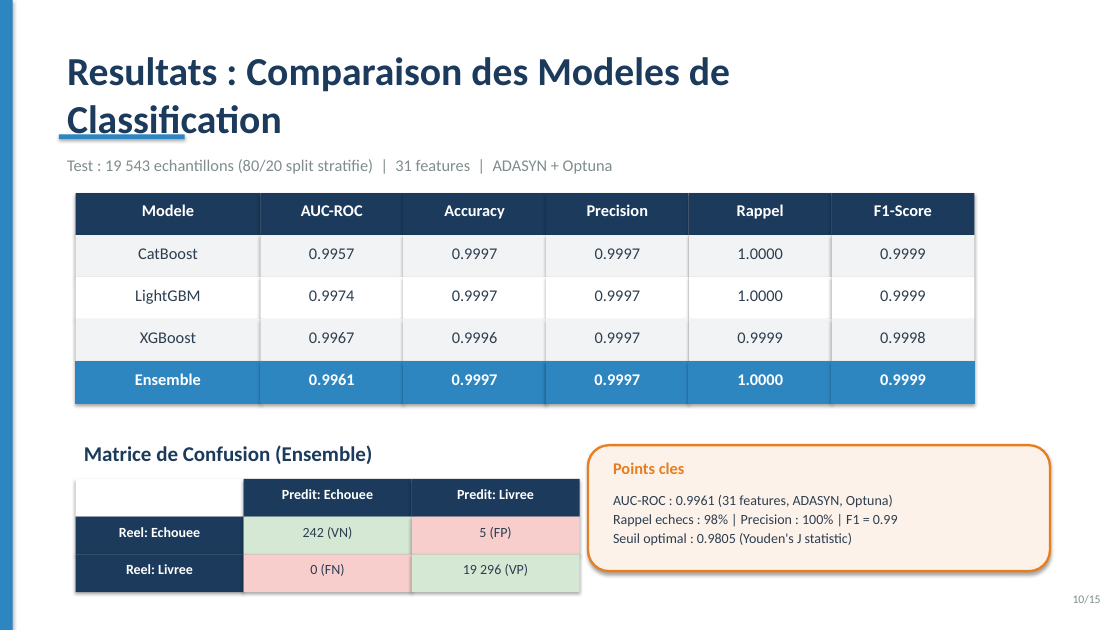
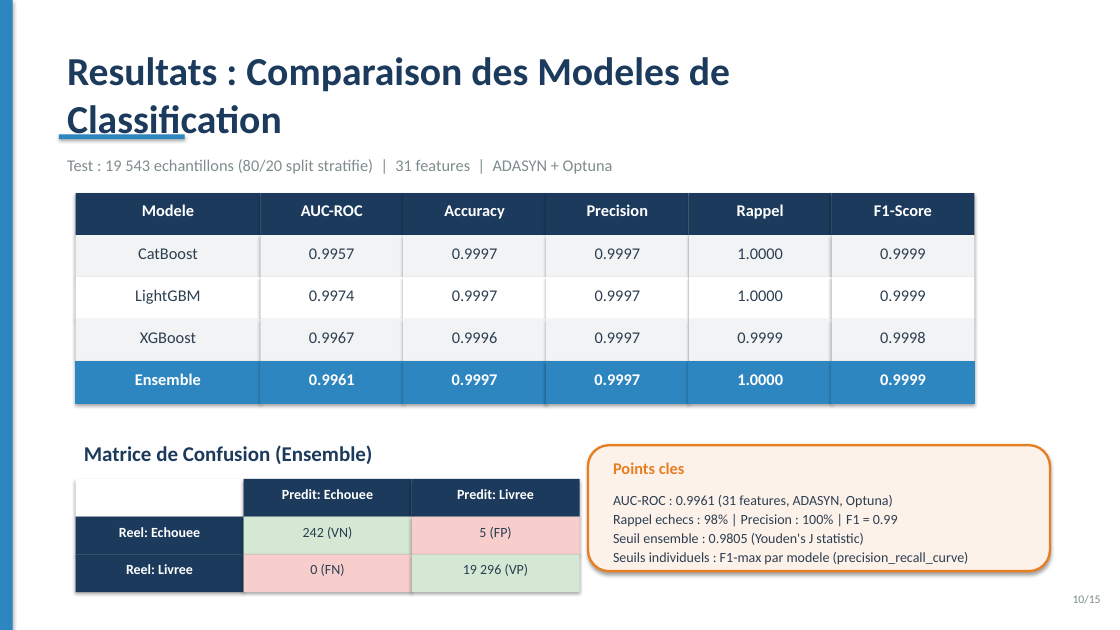
Before and after one commit to amine-dubs/COD-CRM, a slide deck: slide 10 of docs/presentation.pptx. Drawn at 1120x630 pixels with LibreOffice and Linux fonts; fonts in the diff are those of the drawing. Boxes give left, top, right and bottom in pixels: in the first picture for what was removed or moved away, otherwise in the second. Text is boxed around its words. In the diff, an @@ line names an element or a change of style, - is before the commit and + after.

```diff
--- a/docs/presentation.pptx
+++ b/docs/presentation.pptx
@@ text at <box>613,533,969,565</box>: text changed @@
-Seuil optimal : 0.9805 (Youden's J statistic)
+Seuil ensemble : 0.9805 (Youden's J statistic)
+Seuils individuels : F1-max par modele (precision_recall_curve)
```
Also in this commit, not shown: 3 other slides changed, 36 other files.
